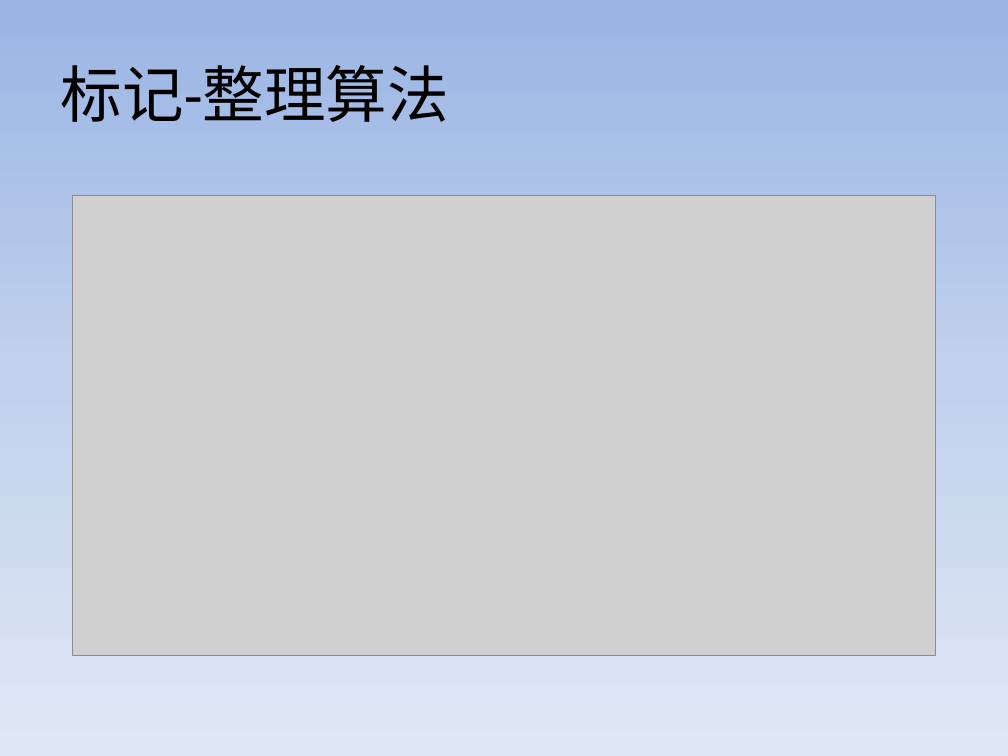
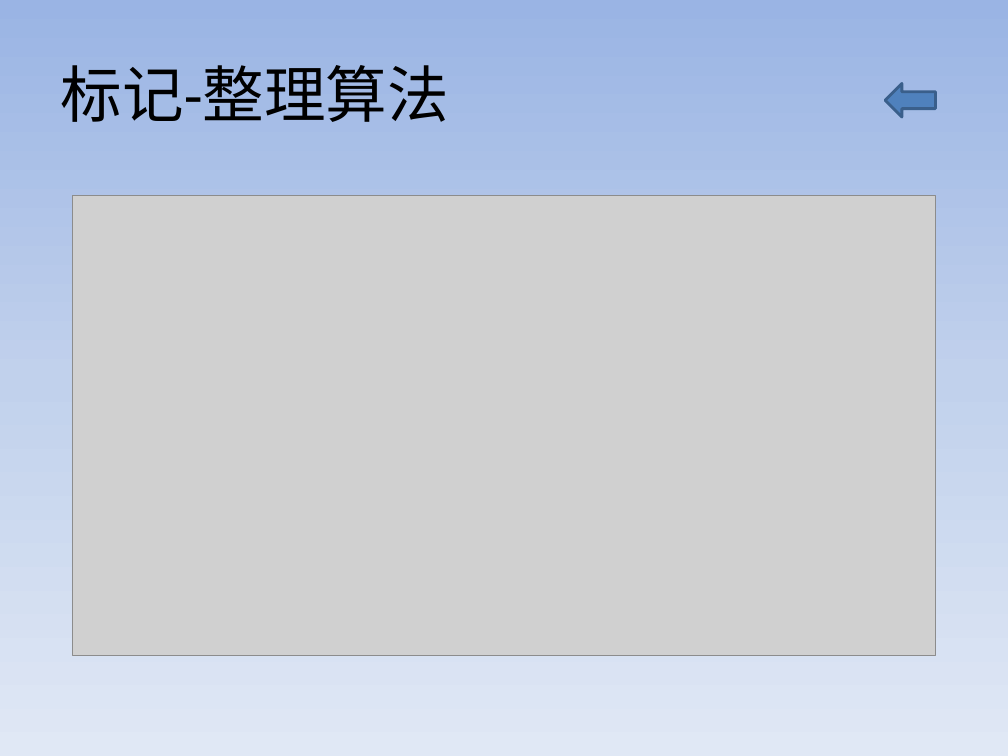
Before and after one commit to Aissue/myLearn, a slide deck: slide 8 of aboutGC/src/files/GC.pptx. Drawn at 1008x756 pixels with LibreOffice and Linux fonts; fonts in the diff are those of the drawing; grey boxes stand for pictures. Boxes give left, top, right and bottom in pixels: in the first picture for what was removed or moved away, otherwise in the second. Text is boxed around its words. In the diff, an @@ line names an element or a change of style, - is before the commit and + after.

```diff
--- a/aboutGC/src/files/GC.pptx
+++ b/aboutGC/src/files/GC.pptx
@@ left arrow added at (x1=885, y1=84, x2=935, y2=117), fill #4F81BD, outline #3A5F8C 2 pt @@
```
Also in this commit, not shown: 2 other slides changed, 1 slide added, 1 other file.
